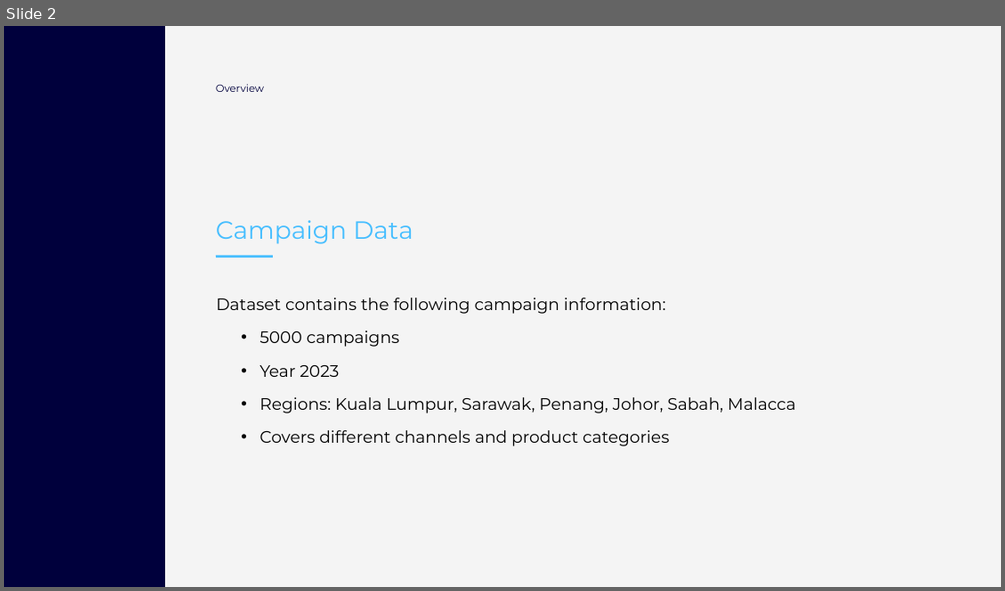
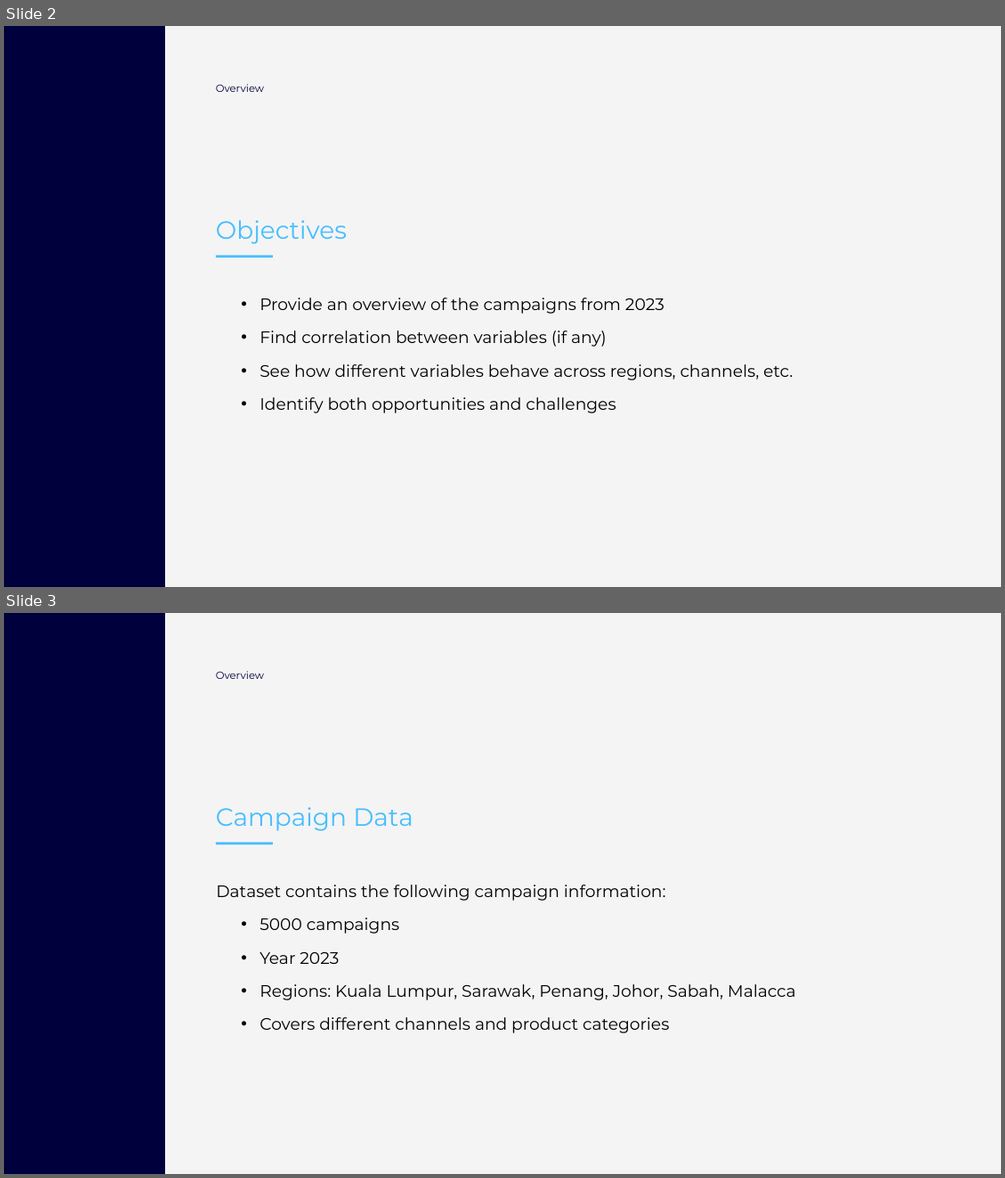
Before and after one commit to koloktos/marketing-campaign-analysis, a slide deck: Module1_Final_Project.pptx. Shown one above the other, each under a label of ours: slide 2 before the commit, slides 2 and 3 after it. The pictures are 1005x591 and 1005x1178 pixels, drawn with LibreOffice and Linux fonts; fonts in the diff are those of the drawing. Boxes give left, top, right and bottom in pixels: in the first picture for what was removed or moved away, otherwise in the second. Text is boxed around its words. In the diff, an @@ line names an element or a change of style, - is before the commit and + after.

```diff
--- a/Module1_Final_Project.pptx
+++ b/Module1_Final_Project.pptx
@@ slide 2 added at (x1=4, y1=26, x2=1001, y2=587), background #FFFFFF; not listed: 2 template elements that a slide beside it also shows @@
@@ rectangle added at (x1=165, y1=26, x2=1001, y2=587), fill #F4F4F4 @@
@@ text added at (x1=216, y1=84, x2=264, y2=92), 15 pt, text #00003C @@
+Overview
@@ text added at (x1=216, y1=220, x2=347, y2=244), 36 pt, text #46BEFF @@
+Objectives
@@ text added at (x1=259, y1=297, x2=793, y2=413), 24 pt, text #000000 @@
+  • Provide an overview of the campaigns from 2023
+  • Find correlation between variables (if any)
+  • See how different variables behave across regions, channels, etc.
+  • Identify both opportunities and challenges
@@ what was slide 2 is now slide 3 @@
```
Also in this commit, not shown: 5 slides changed, 2 other slides added, 2 slides removed, 3 other files.
